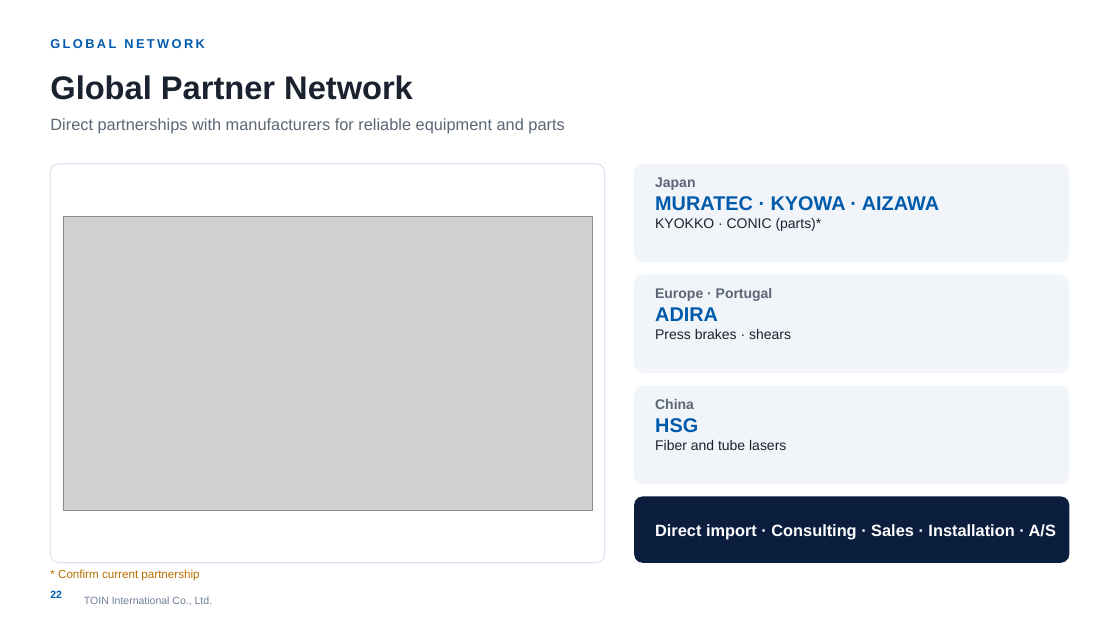
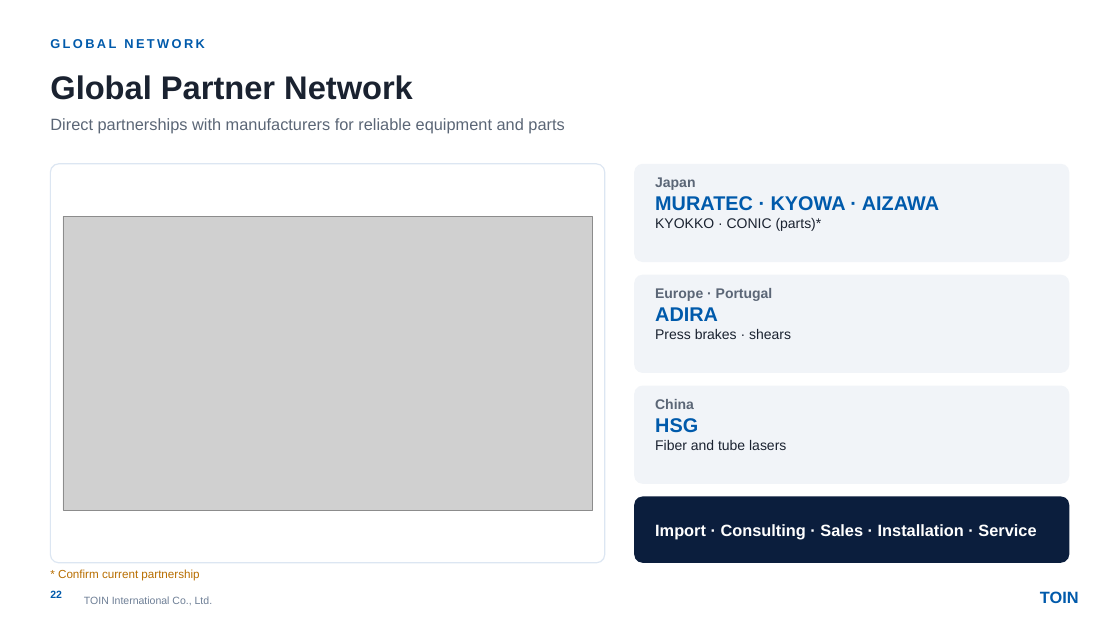
Before and after one commit to zeaus81/search, a slide deck: slide 22 of company_profile_2027/TOIN_Company_Profile_2027_EN.pptx. Drawn at 1120x630 pixels with LibreOffice and Linux fonts; fonts in the diff are those of the drawing; grey boxes stand for pictures; background and template pictures are left out. Boxes give left, top, right and bottom in pixels: in the first picture for what was removed or moved away, otherwise in the second. Text is boxed around its words. In the diff, an @@ line names an element or a change of style, - is before the commit and + after.

```diff
--- a/company_profile_2027/TOIN_Company_Profile_2027_EN.pptx
+++ b/company_profile_2027/TOIN_Company_Profile_2027_EN.pptx
@@ text at (x1=655, y1=524, x2=1036, y2=539): text changed @@
-Direct import · Consulting · Sales · Installation · A/S
+Import · Consulting · Sales · Installation · Service
@@ text added at (x1=1040, y1=591, x2=1079, y2=603), 14 pt, text #005AAB, bold @@
+TOIN
```
Also in this commit, not shown: 19 other slides changed, 1 other file.
